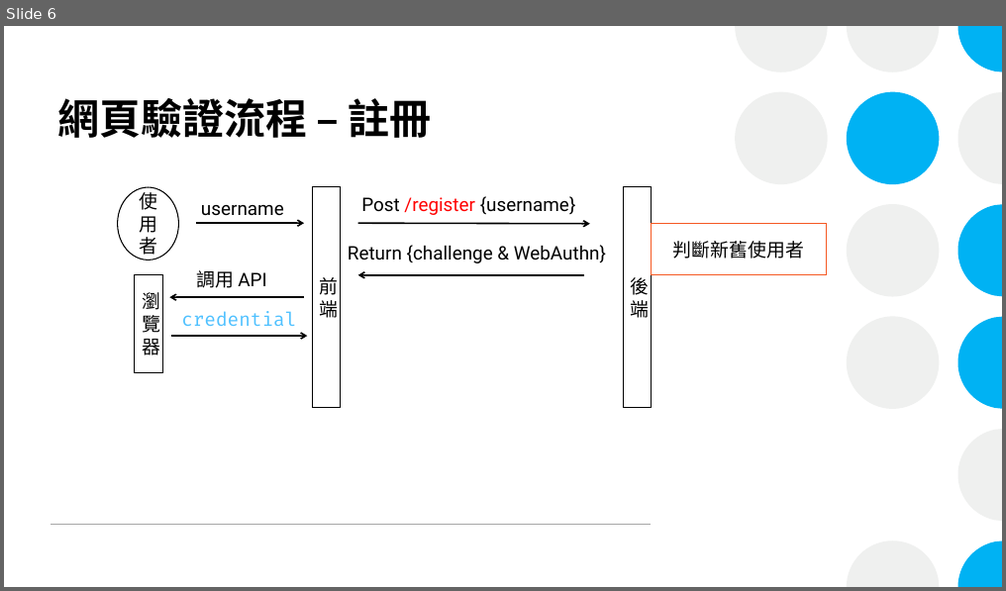
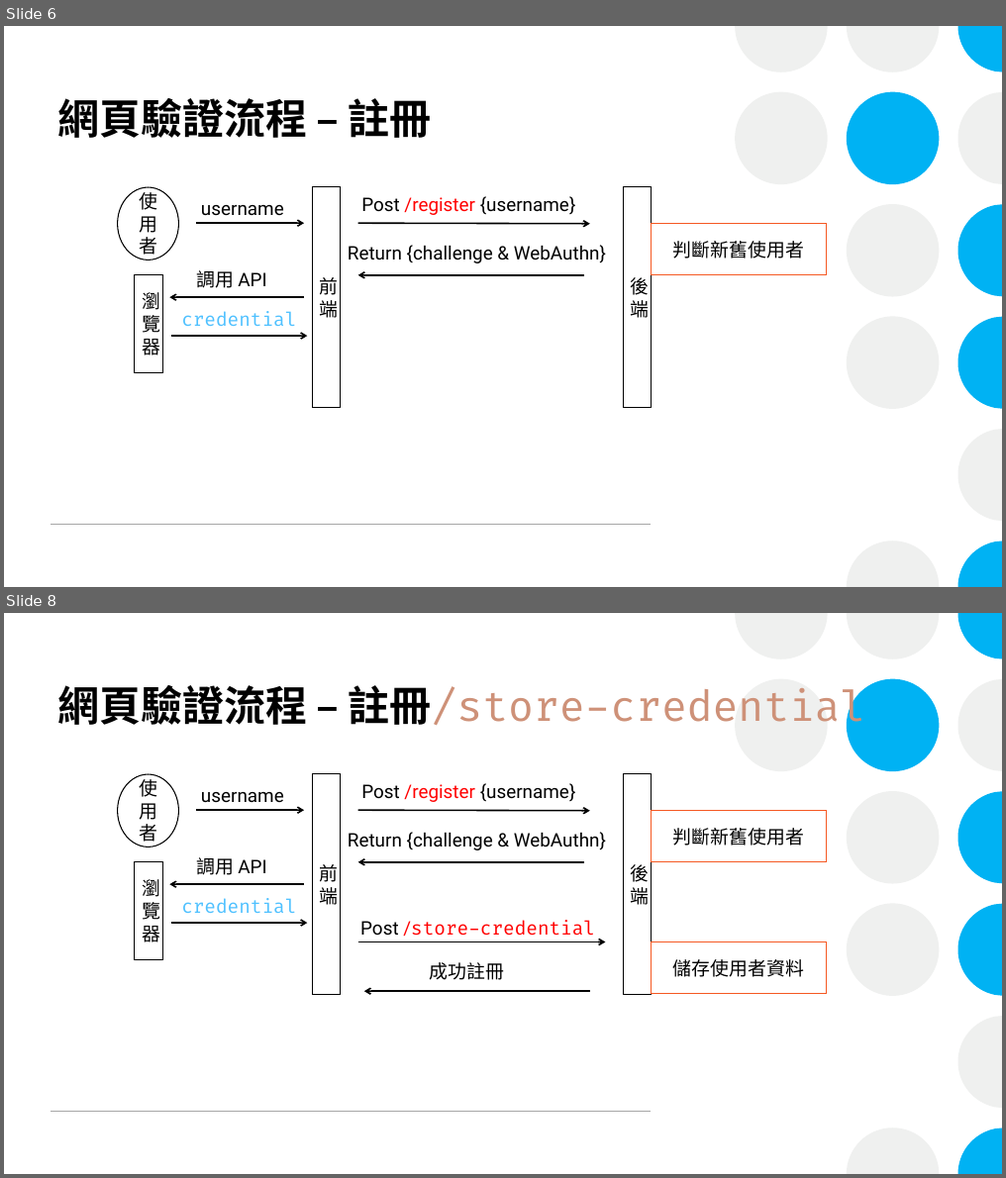
Before and after one commit to xiangerwu/Homework_Fido2, a slide deck: Fido2_Demo介紹.pptx. Shown one above the other, each under a label of ours: slide 6 before the commit, slides 6 and 8 after it; the slides between them are not shown. The pictures are 1006x591 and 1006x1178 pixels, drawn with LibreOffice and Linux fonts; fonts in the diff are those of the drawing. Boxes give left, top, right and bottom in pixels: in the first picture for what was removed or moved away, otherwise in the second. Text is boxed around its words. In the diff, an @@ line names an element or a change of style, - is before the commit and + after.

```diff
--- a/Fido2_Demo介紹.pptx
+++ b/Fido2_Demo介紹.pptx
@@ slide 8 added at box(4, 613, 1002, 1174), background #FFFFFF; not listed: 14 template elements that a slide beside it also shows @@
@@ title added at box(57, 685, 866, 732), 40 pt, text #CE9178 @@
+網頁驗證流程 – 註冊/store-credential
@@ ellipse added at box(118, 774, 179, 848), fill #FFFFFF, outline #000000 1 pt, 18 pt, text #000000 @@
+使用者
@@ rectangle added at box(313, 774, 341, 995), fill #FFFFFF, outline #000000 1 pt, 18 pt, text #000000 @@
+前端
@@ text added at box(361, 783, 576, 802), 18 pt, text #000000 @@
+Post /register {username}
@@ rectangle added at box(623, 774, 650, 995), fill #FFFFFF, outline #000000 1 pt, 18 pt, text #000000 @@
+後端
@@ arrow added from (196, 810) to (304, 810), #000000 1.5 pt @@
@@ text added at box(201, 792, 284, 803), 18 pt, text #000000 @@
+username
@@ arrow added from (358, 810) to (590, 811), #000000 1.5 pt @@
@@ rectangle added at box(650, 811, 827, 862), fill #FFFFFF, outline #F55822 1 pt, 18 pt, text #000000 @@
+判斷新舊使用者
@@ text added at box(348, 832, 606, 851), 18 pt, text #000000 @@
+Return {challenge & WebAuthn}
@@ rectangle added at box(135, 862, 162, 959), fill #FFFFFF, outline #000000 1 pt, 18 pt, text #000000 @@
+瀏覽器
@@ text added at box(196, 858, 266, 875), 18 pt, text #000000 @@
+調用 API
@@ arrow added from (584, 862) to (358, 862), #000000 1.5 pt @@
@@ arrow added from (304, 884) to (169, 884), #000000 1.5 pt @@
@@ text added at box(181, 898, 296, 913), 18 pt, text #4FC1FF @@
+credential
@@ arrow added from (171, 923) to (307, 923), #000000 1.5 pt @@
@@ text added at box(360, 920, 595, 936), 18 pt, text #FF0000 @@
+Post /store-credential
@@ arrow added from (358, 943) to (605, 943), #000000 1.5 pt @@
@@ text added at box(429, 962, 504, 980), 18 pt, text #000000 @@
+成功註冊
@@ rectangle added at box(650, 943, 827, 994), fill #FFFFFF, outline #F55822 1 pt, 18 pt, text #000000 @@
+儲存使用者資料
@@ arrow added from (590, 992) to (364, 992), #000000 1.5 pt @@
```
Also in this commit, not shown: 5 slides changed, 6 other slides added.
